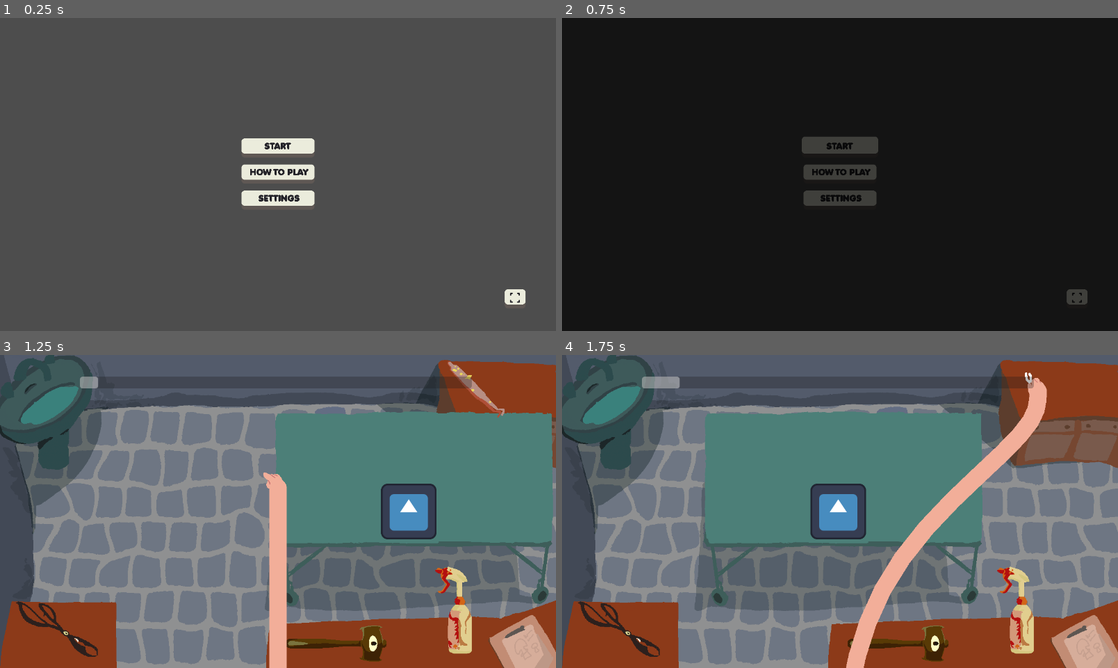
Above: before the commit, frames 1-4 (two rows, left to right).
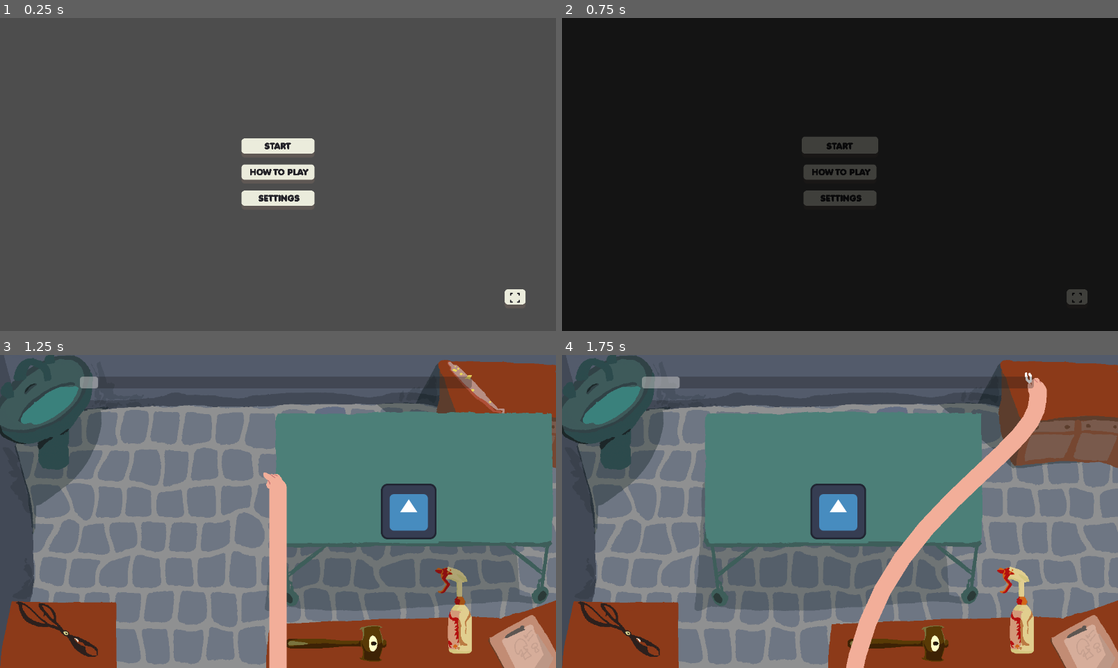
Above: after the commit, the same moments.

Repository: IsaacCerejo/wild-jam-87
Game: Godot game, scene res://scenes/game_controller/game_controller.tscn
Same seed, same stepped clock (60 frames per second), same inputs: the game is played once before the commit and once after it. The engine's default icon, where the game draws it, is replaced by a stand-in: a white triangle on a blue panel in a dark square. Sound files missing from this copy of the repository are replaced by a short silence.
Inputs (mouse positions are in pixels of both pictures, inside the frame that each line leads up to):
- Up to frame 1 (0.25 s): no input
- Up to frame 2 (0.75 s): click "START" at 0.5 s
- Up to frame 3 (1.25 s): no input
- Up to frame 4 (1.75 s): move the mouse to (1040, 389) at 1.27 s; click (1040, 389) at 1.42 s

Frames 1-2 are identical in both runs. In frame 3, 0.3% of the frame differs, in the area x 78-91%, y 18-80%; in frame 4, nothing differs.

Commit message:
feat: drop tool

Diff:
--- a/scenes/main_game/main_game.tscn
+++ b/scenes/main_game/main_game.tscn
@@ -16,42 +16,6 @@
 [ext_resource type="Texture2D" uid="uid://chxpexxxkxr2n" path="res://assets/hand/hand_spray.png" id="11_feobv"]
 [ext_resource type="Texture2D" uid="uid://d3svvioh7o10y" path="res://assets/hand/hand_tesoura.png" id="12_gxjft"]
 [ext_resource type="Script" uid="uid://ybxq7x6jqqc6" path="res://scripts/main_game/arm.gd" id="13_4y18v"]
-
-[sub_resource type="Animation" id="Animation_5s8cp"]
-length = 0.001
-tracks/0/type = "value"
-tracks/0/imported = false
-tracks/0/enabled = true
-tracks/0/path = NodePath("Tray:position")
-tracks/0/interp = 1
-tracks/0/loop_wrap = true
-tracks/0/keys = {
-"times": PackedFloat32Array(0),
-"transitions": PackedFloat32Array(1),
-"update": 0,
-"values": [Vector2(971, 0)]
-}
-
-[sub_resource type="Animation" id="Animation_8ebjq"]
-resource_name = "slide_in"
-tracks/0/type = "value"
-tracks/0/imported = false
-tracks/0/enabled = true
-tracks/0/path = NodePath("Tray:position")
-tracks/0/interp = 2
-tracks/0/loop_wrap = true
-tracks/0/keys = {
-"times": PackedFloat32Array(0, 1),
-"transitions": PackedFloat32Array(0.5176323, 2.5491161),
-"update": 0,
-"values": [Vector2(971, 0), Vector2(-4, 0)]
-}
-
-[sub_resource type="AnimationLibrary" id="AnimationLibrary_ag8io"]
-_data = {
-&"RESET": SubResource("Animation_5s8cp"),
-&"slide_in": SubResource("Animation_8ebjq")
-}
 
 [sub_resource type="SpriteFrames" id="SpriteFrames_n1acc"]
 animations = [{
@@ -96,14 +60,70 @@
 "speed": 5.0
 }]
 
+[sub_resource type="Animation" id="Animation_5s8cp"]
+length = 0.001
+tracks/0/type = "value"
+tracks/0/imported = false
+tracks/0/enabled = true
+tracks/0/path = NodePath("Tray:position")
+tracks/0/interp = 1
+tracks/0/loop_wrap = true
+tracks/0/keys = {
+"times": PackedFloat32Array(0),
+"transitions": PackedFloat32Array(1),
+"update": 0,
+"values": [Vector2(971, 0)]
+}
+
+[sub_resource type="Animation" id="Animation_8ebjq"]
+resource_name = "slide_in"
+tracks/0/type = "value"
+tracks/0/imported = false
+tracks/0/enabled = true
+tracks/0/path = NodePath("Tray:position")
+tracks/0/interp = 2
+tracks/0/loop_wrap = true
+tracks/0/keys = {
+"times": PackedFloat32Array(0, 1),
+"transitions": PackedFloat32Array(0.5176323, 2.5491161),
+"update": 0,
+"values": [Vector2(971, 0), Vector2(-4, 0)]
+}
+
+[sub_resource type="AnimationLibrary" id="AnimationLibrary_ag8io"]
+_data = {
+&"RESET": SubResource("Animation_5s8cp"),
+&"slide_in": SubResource("Animation_8ebjq")
+}
+
 [node name="MainGame" type="Node2D"]
 
 [node name="Background" type="Sprite2D" parent="."]
-z_index = -1
+z_index = -2
 position = Vector2(640, 360)
 texture = ExtResource("1_s87mg")
 
+[node name="Player" type="Node2D" parent="."]
+script = ExtResource("8_r8wn4")
+
+[node name="HandSprite" type="AnimatedSprite2D" parent="Player"]
+unique_name_in_owner = true
+position = Vector2(32, 28)
+sprite_frames = SubResource("SpriteFrames_n1acc")
+animation = &"hammer"
+autoplay = "empty"
+
+[node name="arm" type="Line2D" parent="Player"]
+width = 40.0
+default_color = Color(0.9490196, 0.68235296, 0.6, 1)
+joint_mode = 2
+begin_cap_mode = 2
+end_cap_mode = 2
+round_precision = 16
+script = ExtResource("13_4y18v")
+
 [node name="ToolSelector" type="Node2D" parent="."]
+z_index = -1
 script = ExtResource("4_irrf2")
 
 [node name="Pinca" parent="ToolSelector" instance=ExtResource("7_b4n6q")]
@@ -151,25 +171,6 @@
 &"": SubResource("AnimationLibrary_ag8io")
 }
 
-[node name="Player" type="Node2D" parent="."]
-script = ExtResource("8_r8wn4")
-
-[node name="HandSprite" type="AnimatedSprite2D" parent="Player"]
-unique_name_in_owner = true
-position = Vector2(32, 28)
-sprite_frames = SubResource("SpriteFrames_n1acc")
-animation = &"hammer"
-autoplay = "empty"
-
-[node name="arm" type="Line2D" parent="Player"]
-width = 40.0
-default_color = Color(0.9490196, 0.68235296, 0.6, 1)
-joint_mode = 2
-begin_cap_mode = 2
-end_cap_mode = 2
-round_precision = 16
-script = ExtResource("13_4y18v")
-
 [editable path="ToolSelector/Pinca"]
 [editable path="ToolSelector/Spray"]
 [editable path="ToolSelector/Tesoura"]
--- a/scripts/main_game/player.gd
+++ b/scripts/main_game/player.gd
@@ -1,5 +1,7 @@
 extends Node2D
 class_name Player
+
+signal tool_dropped()
 
 @onready var hand_sprite: AnimatedSprite2D = %HandSprite
 
@@ -11,16 +13,26 @@
 	Global.player = self
 	Input.set_mouse_mode(Input.MOUSE_MODE_HIDDEN)
 
+func _input(event: InputEvent) -> void:
+	if event is InputEventMouseButton and event.button_index == MOUSE_BUTTON_RIGHT and event.pressed:
+		if _active_tool != null:
+			tool_dropped.emit()
+			set_active_tool()
+
 func _exit_tree() -> void:
 	Input.set_mouse_mode(Input.MOUSE_MODE_VISIBLE)
+	Global.player = null
 
 func _physics_process(_delta: float) -> void:
 	hand_sprite.global_position = get_global_mouse_position()
 
-func set_active_tool(tool: Tool) -> void:
+func set_active_tool(tool: Tool = null) -> void:
 	_active_tool = tool
-	assert(hand_sprite.sprite_frames.has_animation(_active_tool.name.to_lower()))
-	hand_sprite.play(_active_tool.name.to_lower())
+	if _active_tool != null:
+		assert(hand_sprite.sprite_frames.has_animation(_active_tool.name.to_lower()))
+		hand_sprite.play(_active_tool.name.to_lower())
+	else:
+		hand_sprite.play("empty")
 
 func get_active_tool() -> Tool:
 	return _active_tool
--- a/scripts/main_game/time_bar.gd
+++ b/scripts/main_game/time_bar.gd
@@ -15,6 +15,9 @@
 func _ready() -> void:
 	Global.time_bar = self
 	start_timer()
+
+func _exit_tree() -> void:
+	Global.time_bar = null
 
 func _process(delta: float) -> void:
 	if _finished:
--- a/scripts/main_game/tool.gd
+++ b/scripts/main_game/tool.gd
@@ -14,5 +14,5 @@
 @export var type: ToolType
 
 func _on_input_event(_viewport: Node, event: InputEvent, _shape_idx: int) -> void:
-	if event is InputEventMouseButton and event.pressed:
+	if event is InputEventMouseButton and event.button_index == MOUSE_BUTTON_LEFT and event.pressed:
 		picked_up.emit(self)
--- a/scripts/main_game/tool_selector.gd
+++ b/scripts/main_game/tool_selector.gd
@@ -2,6 +2,8 @@
 class_name ToolSelector
 
 func _ready() -> void:
+	assert(Global.player != null)
+	Global.player.tool_dropped.connect(_on_player_tool_dropped)
 	for child in get_children():
 		if child is Tool:
 			child.picked_up.connect(_on_tool_picked_up)
@@ -9,6 +11,11 @@
 			push_error("Child of ToolSelector is not a Tool: %s" % child)
 
 # Signal callbacks
+func _on_player_tool_dropped() -> void:
+	for child in get_children():
+		if child is Tool:
+			child.show()
+
 func _on_tool_picked_up(picked_tool: Tool):
 	picked_tool.hide()
 	Global.player.set_active_tool(picked_tool)
